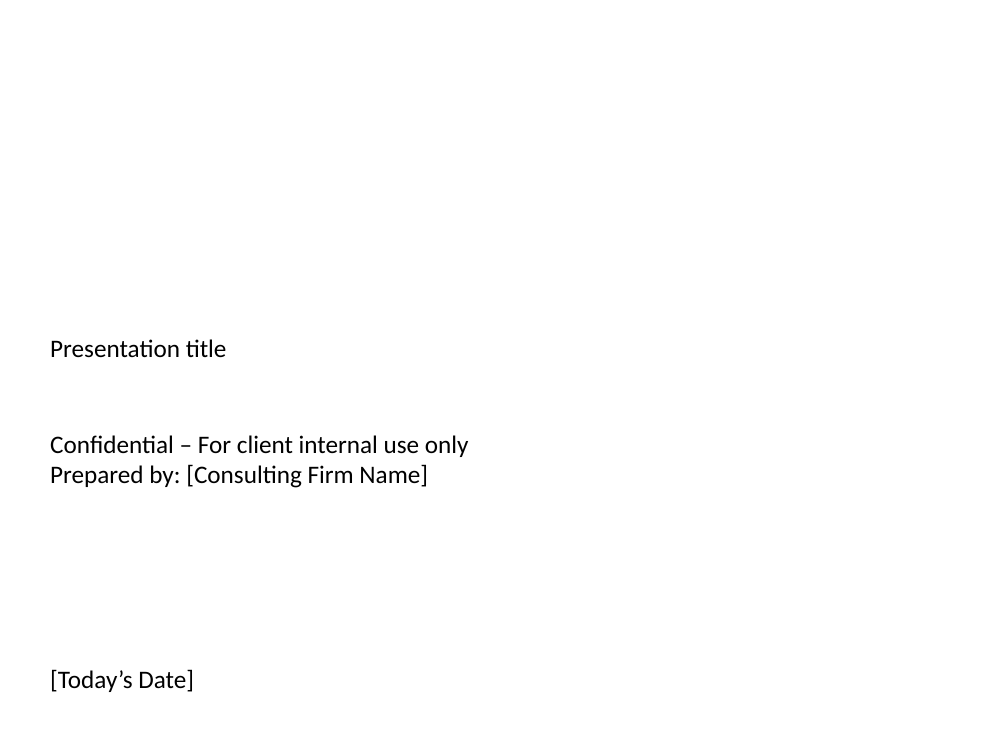
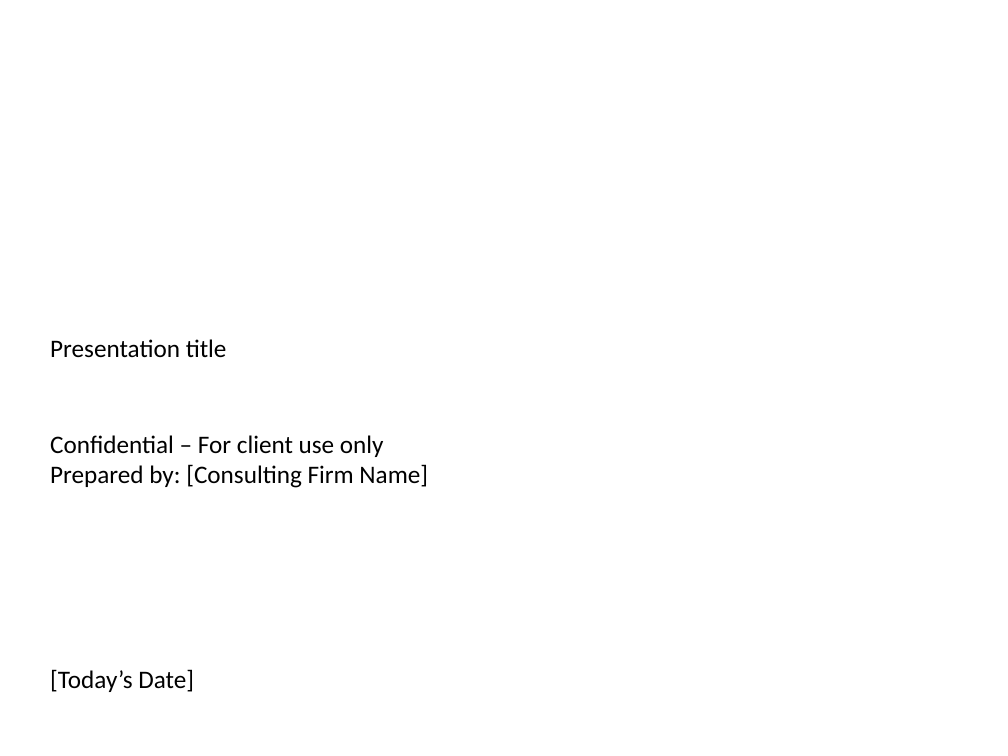
Before and after one commit to vedant1811/kenley-create-decks, a slide deck: slide 1 of src/lib/output/GeneratedPresentation.pptx. Drawn at 1008x756 pixels with LibreOffice and Linux fonts; fonts in the diff are those of the drawing. Boxes give left, top, right and bottom in pixels: in the first picture for what was removed or moved away, otherwise in the second. Text is boxed around its words. In the diff, an @@ line names an element or a change of style, - is before the commit and + after.

```diff
--- a/src/lib/output/GeneratedPresentation.pptx
+++ b/src/lib/output/GeneratedPresentation.pptx
@@ text at box(50, 435, 384, 457): text changed @@
-Confidential – For client internal use only
+Confidential – For client use only
```
Also in this commit, not shown: 6 other slides changed, 2 slides added, 2 slides removed, 3 other files.
